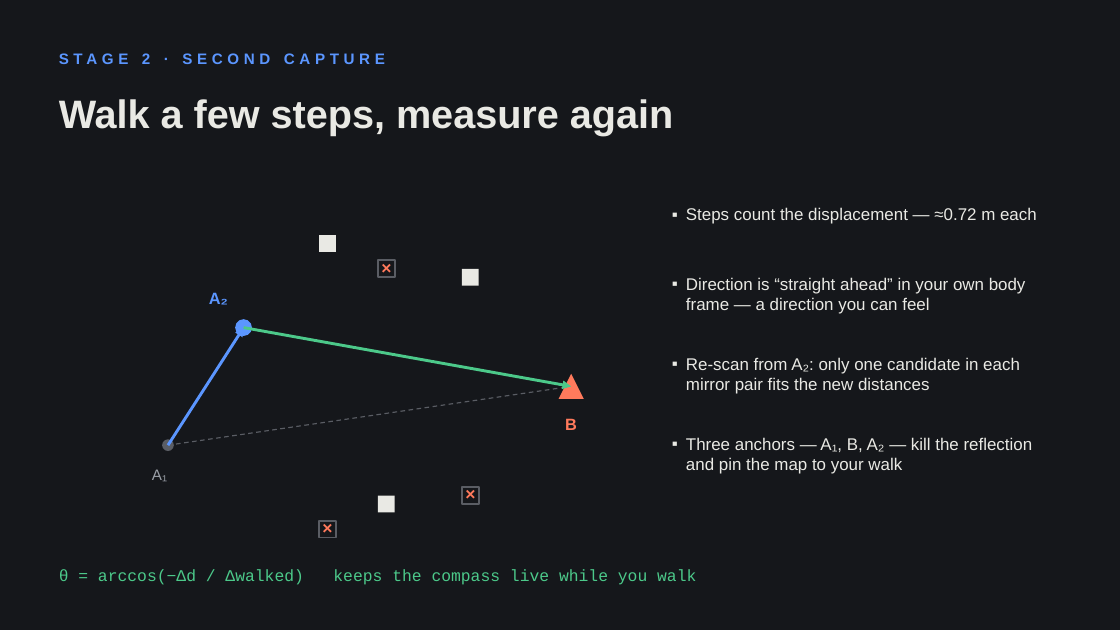
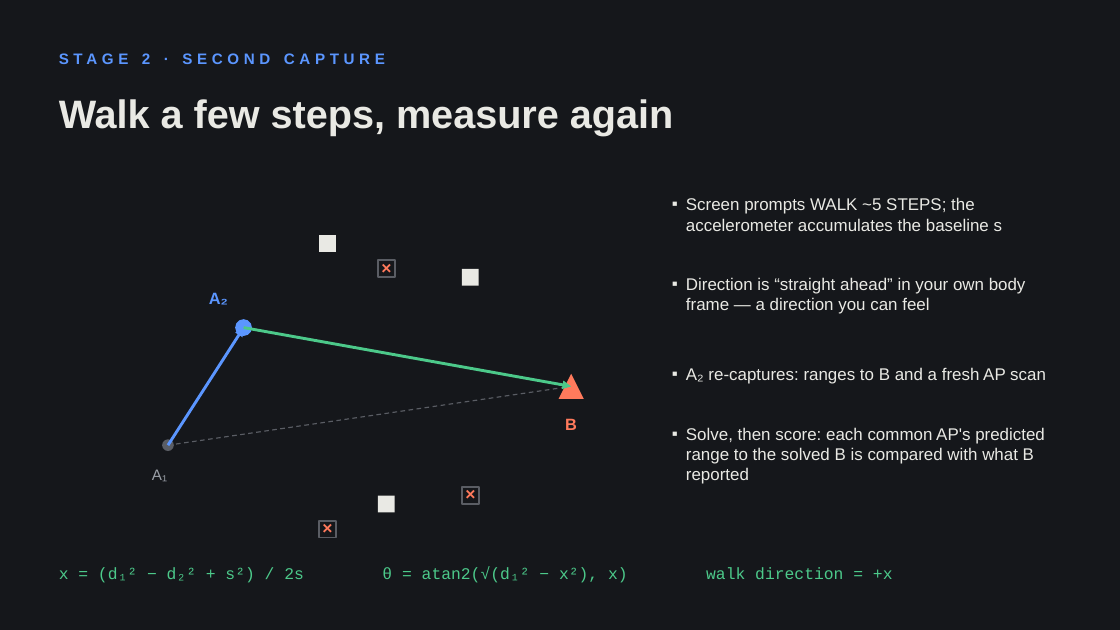
Before and after one commit to abigail-liang/hack-the-north-2026-badge, a slide deck: slide 11 of presentation/badge-finder-slides.pptx. Drawn at 1120x630 pixels with LibreOffice and Linux fonts; fonts in the diff are those of the drawing. Boxes give left, top, right and bottom in pixels: in the first picture for what was removed or moved away, otherwise in the second. Text is boxed around its words. In the diff, an @@ line names an element or a change of style, - is before the commit and + after.

```diff
--- a/presentation/badge-finder-slides.pptx
+++ b/presentation/badge-finder-slides.pptx
@@ text at <box>686,197,1002,231</box>: text changed @@
-▪ Steps count the displacement — ≈0.72 m each
+▪ Screen prompts WALK ~5 STEPS; the accelerometer accumulates the baseline s
@@ text at <box>686,367,1046,384</box>: text changed @@
-▪ Re-scan from A₂: only one candidate in each mirror pair fits the new distances
+▪ A₂ re-captures: ranges to B and a fresh AP scan
@@ text at <box>686,427,1045,484</box>: text changed @@
-▪ Three anchors — A₁, B, A₂ — kill the reflection and pin the map to your walk
+▪ Solve, then score: each common AP's predicted range to the solved B is compared with what B reported
@@ text at <box>59,567,893,583</box>: text changed @@
-θ = arccos(−Δd / Δwalked) keeps the compass live while you walk
+x = (d₁² − d₂² + s²) / 2s θ = atan2(√(d₁² − x²), x) walk direction = +x
```
Also in this commit, not shown: 5 other slides changed, 2 other files.
